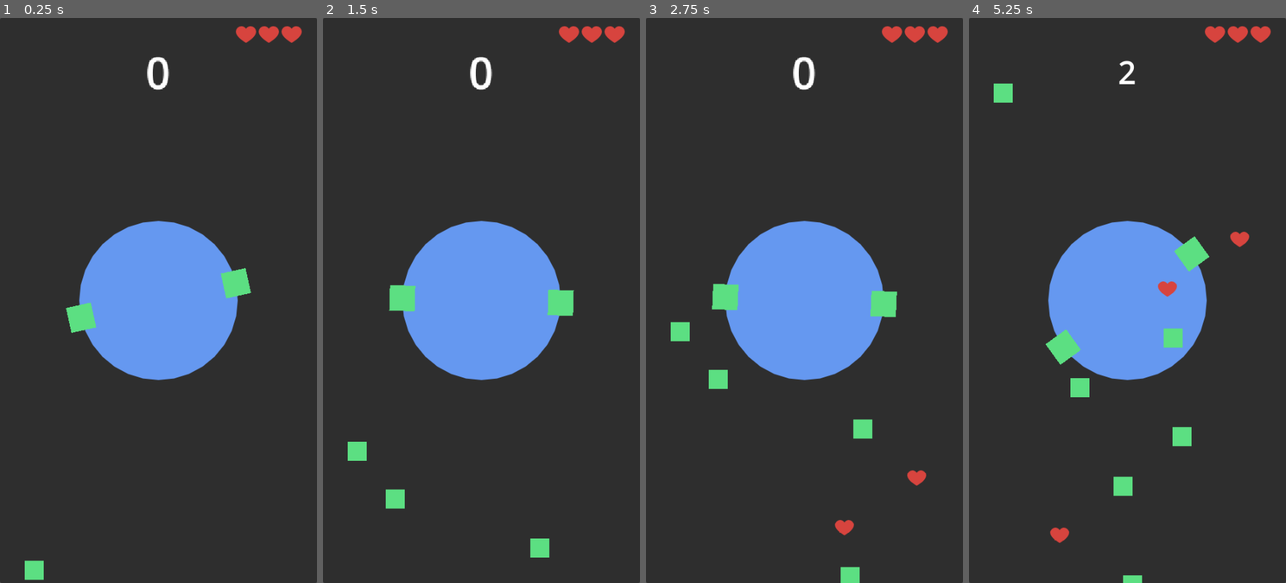
Above: before the commit, frames 1-4 (left to right).
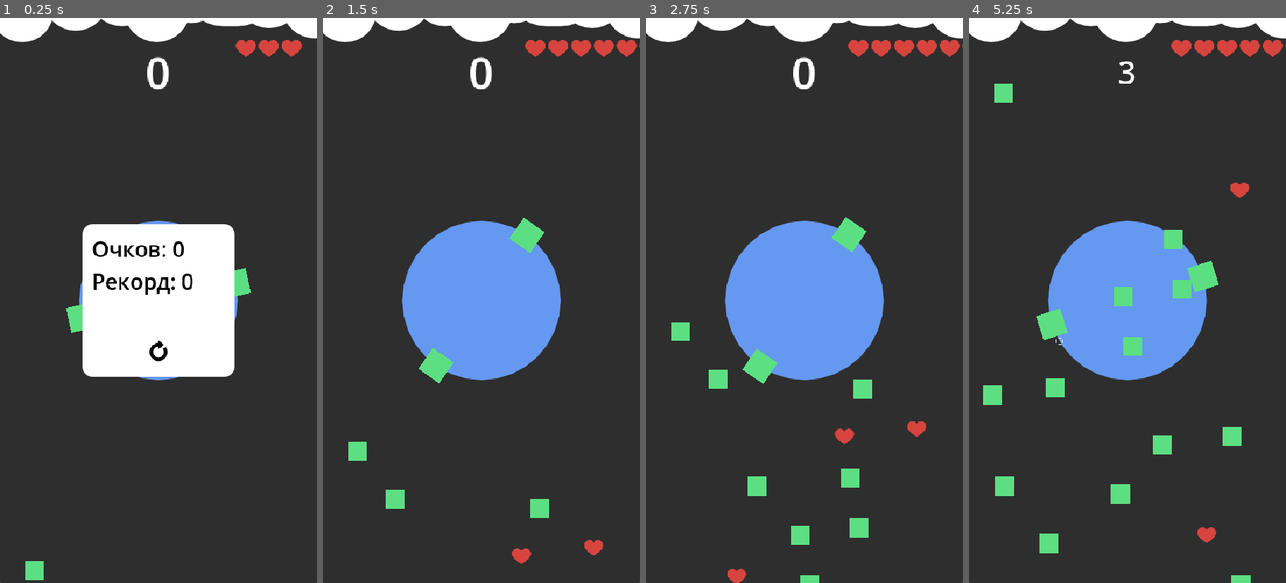
Above: after the commit, the same moments.

Repository: kotofeyy/CircleBattle
Game: Godot game, scene res://main.tscn
Two runs of this game, one before a commit and one after it. Both use one fixed random seed, a clock stepped at 60 frames per second and the inputs below.
Inputs (mouse positions are in pixels of both pictures, inside the frame that each line leads up to):
- Up to frame 1 (0.25 s): no input
- Up to frame 2 (1.5 s): click (481, 351) at 0.52 s; move the mouse to (551, 272) at 1.27 s; press the mouse at (551, 272) at 1.28 s
- Up to frame 3 (2.75 s): move the mouse to (741, 328) at 2.02 s; release the mouse at (741, 328) at 2.03 s; click (741, 328) at 2.1 s
- Up to frame 4 (5.25 s): move the mouse to (1159, 176) at 2.77 s; press the mouse at (1159, 176) at 2.78 s; move the mouse to (1111, 413) at 3.52 s; release the mouse at (1111, 413) at 3.53 s; click (1111, 413) at 3.6 s; move the mouse to (1222, 385) at 4.27 s; press the mouse at (1222, 385) at 4.28 s; move the mouse to (1032, 215) at 5.02 s; release the mouse at (1032, 215) at 5.03 s; click (1032, 215) at 5.1 s

The runs differ from the first frame. In frame 1, 16% of the frame differs, in the area x 0-100%, y 0-100%; in frame 2, 5.8%; in frame 3, 7.2%; in frame 4, 8.6%.

Commit message:
окно после поражения

Diff:
--- a/code/enemy.gd
+++ b/code/enemy.gd
@@ -20,7 +20,7 @@
 	if type_element == "enemy": add_theme_stylebox_override("panel", ELEMENT_ENEMY)
 
 
-func _physics_process(delta: float) -> void:
+func _process(delta: float) -> void:
 	position.y -= speed * delta
 
 
@@ -29,5 +29,5 @@
 
 
 func _on_area_2d_area_entered(_area: Area2D) -> void:
-	emit_signal("area_entered", type_element)
+	emit_signal("area_entered", type_element, Vector2(position.x + size.x / 2, position.y + size.y / 2))
 	queue_free()
--- a/code/main.gd
+++ b/code/main.gd
@@ -8,6 +8,9 @@
 @onready var audio_stream_player_succes: AudioStreamPlayer = $AudioStreamPlayerSucces
 @onready var audio_stream_player_wrong: AudioStreamPlayer = $AudioStreamPlayerWrong
 @onready var h_box_container: HBoxContainer = $HeartsControl/MarginContainer/HBoxContainer
+@onready var animated_sprite_2d_hit: AnimatedSprite2D = $AnimatedSprite2DHit
+@onready var end_game_panel: Panel = $EndGamePanel
+@onready var final_scores_label: Label = $EndGamePanel/MarginContainer/VBoxContainer/FinalScoresLabel
 
 
 var direction: bool
@@ -27,10 +30,14 @@
 
 
 func _physics_process(delta: float) -> void:
-	if direction:
-		panel.rotation_degrees += 50 * delta
+	if game_is_start:
+		if direction:
+			panel.rotation_degrees += 50 * delta
+		else:
+			panel.rotation_degrees -= 50 * delta
 	else:
-		panel.rotation_degrees -= 50 * delta
+		end_game_panel.visible = true
+		clear_enemies()
 
 
 func _unhandled_input(event: InputEvent) -> void:
@@ -43,7 +50,6 @@
 	while game_is_start:
 		var position_x = randi_range(0, screen_size.x - 40)
 		var chance = randf()
-		print("шанс - ", chance)
 		var enemy: Enemy = enemy_prefub.instantiate()
 		enemy.area_entered.connect(on_area_entered)
 		if chance < chance_spawn_eneemy:
@@ -62,7 +68,10 @@
 		if !game_is_start: return
 
 
-func on_area_entered(type) -> void:
+func on_area_entered(type, pos) -> void:
+	print("health - ", health)
+	animated_sprite_2d_hit.position = pos
+	animated_sprite_2d_hit.play("hit_white")
 	if type == "friend":
 		audio_stream_player_succes.play()
 		scores += 1
@@ -83,6 +92,7 @@
 			game_is_start = false
 
 	score_label.text = str(scores)
+	final_scores_label.text = "Очков: " + str(scores)
 
 
 func add_heart() -> void:
@@ -91,8 +101,9 @@
 
 
 func remove_heart() -> void:
-	var first_born = h_box_container.get_child(0)
-	first_born.queue_free()
+	var first_child = h_box_container.get_child(0)
+	if first_child:
+		first_child.queue_free()
 
 
 func score_label_shake() -> void:
@@ -105,3 +116,26 @@
 	var tween = get_tree().create_tween()
 	tween.tween_property(score_label, "rotation_degrees", 30, 0.1)
 	tween.chain().tween_property(score_label, "rotation_degrees", 0, 0.1)
+
+
+func _on_restart_game_button_pressed() -> void:
+	end_game_panel.visible = false
+	game_is_start = true
+	spawn_loop()
+	restart_game()
+
+
+func restart_game() -> void:
+	add_heart()
+	add_heart()
+	add_heart()
+	health = 3
+	scores = 0
+	score_label.text = str(scores)
+
+
+func clear_enemies() -> void:
+	var children = get_children()
+	for child in children:
+		if child is Enemy:
+			child.queue_free()
--- a/enemy.tscn
+++ b/enemy.tscn
@@ -9,6 +9,7 @@
 [node name="Enemy" type="Panel" unique_id=48449501]
 offset_right = 30.0
 offset_bottom = 30.0
+mouse_filter = 2
 theme_override_styles/panel = ExtResource("1_4gyqm")
 script = ExtResource("1_7k104")
 
--- a/main.tscn
+++ b/main.tscn
@@ -3,7 +3,10 @@
 [ext_resource type="Script" uid="uid://bce8vin34cd88" path="res://code/main.gd" id="1_ig7tw"]
 [ext_resource type="StyleBox" uid="uid://nhx7jgro50t" path="res://themes/element_friend.tres" id="2_1bvp3"]
 [ext_resource type="AudioStream" uid="uid://bwsmqnjf5pylq" path="res://sounds/751080__smallconfusion__mechanical-plastic-click-02.wav" id="4_1bvp3"]
+[ext_resource type="Texture2D" uid="uid://cakak3yixlajj" path="res://sprites/hit.png" id="5_7mycd"]
 [ext_resource type="AudioStream" uid="uid://bl0farenm73op" path="res://sounds/476177__unadamlar__wrong-choice.wav" id="5_lquwl"]
+[ext_resource type="Texture2D" uid="uid://cm12x7ldcsk6u" path="res://sprites/hit_white.png" id="6_7mycd"]
+[ext_resource type="Texture2D" uid="uid://b06pubdaulyx0" path="res://sprites/refresh.png" id="7_272bh"]
 
 [sub_resource type="StyleBoxFlat" id="StyleBoxFlat_7dm0k"]
 bg_color = Color(0.3954539, 0.5960563, 0.9408558, 1)
@@ -17,6 +20,125 @@
 
 [sub_resource type="RectangleShape2D" id="RectangleShape2D_0xm2m"]
 size = Vector2(40, 40)
+
+[sub_resource type="AtlasTexture" id="AtlasTexture_272bh"]
+atlas = ExtResource("5_7mycd")
+region = Rect2(0, 0, 32, 32)
+
+[sub_resource type="AtlasTexture" id="AtlasTexture_5vw27"]
+atlas = ExtResource("5_7mycd")
+region = Rect2(32, 0, 32, 32)
+
+[sub_resource type="AtlasTexture" id="AtlasTexture_kek77"]
+atlas = ExtResource("5_7mycd")
+region = Rect2(64, 0, 32, 32)
+
+[sub_resource type="AtlasTexture" id="AtlasTexture_4c57u"]
+atlas = ExtResource("5_7mycd")
+region = Rect2(96, 0, 32, 32)
+
+[sub_resource type="AtlasTexture" id="AtlasTexture_efxa6"]
+atlas = ExtResource("5_7mycd")
+region = Rect2(128, 0, 32, 32)
+
+[sub_resource type="AtlasTexture" id="AtlasTexture_dg77c"]
+atlas = ExtResource("6_7mycd")
+region = Rect2(0, 0, 32, 32)
+
+[sub_resource type="AtlasTexture" id="AtlasTexture_ycdy4"]
+atlas = ExtResource("6_7mycd")
+region = Rect2(32, 0, 32, 32)
+
+[sub_resource type="AtlasTexture" id="AtlasTexture_w48qg"]
+atlas = ExtResource("6_7mycd")
+region = Rect2(64, 0, 32, 32)
+
+[sub_resource type="AtlasTexture" id="AtlasTexture_vivmo"]
+atlas = ExtResource("6_7mycd")
+region = Rect2(96, 0, 32, 32)
+
+[sub_resource type="AtlasTexture" id="AtlasTexture_2cqfq"]
+atlas = ExtResource("6_7mycd")
+region = Rect2(128, 0, 32, 32)
+
+[sub_resource type="SpriteFrames" id="SpriteFrames_dg77c"]
+animations = [{
+"frames": [{
+"duration": 1.0,
+"texture": SubResource("AtlasTexture_272bh")
+}, {
+"duration": 1.0,
+"texture": SubResource("AtlasTexture_5vw27")
+}, {
+"duration": 1.0,
+"texture": SubResource("AtlasTexture_kek77")
+}, {
+"duration": 1.0,
+"texture": SubResource("AtlasTexture_4c57u")
+}, {
+"duration": 1.0,
+"texture": SubResource("AtlasTexture_efxa6")
+}],
+"loop": false,
+"name": &"hit",
+"speed": 5.0
+}, {
+"frames": [{
+"duration": 1.0,
+"texture": SubResource("AtlasTexture_dg77c")
+}, {
+"duration": 1.0,
+"texture": SubResource("AtlasTexture_ycdy4")
+}, {
+"duration": 1.0,
+"texture": SubResource("AtlasTexture_w48qg")
+}, {
+"duration": 1.0,
+"texture": SubResource("AtlasTexture_vivmo")
+}, {
+"duration": 1.0,
+"texture": SubResource("AtlasTexture_2cqfq")
+}],
+"loop": false,
+"name": &"hit_white",
+"speed": 5.0
+}]
+
+[sub_resource type="StyleBoxFlat" id="StyleBoxFlat_5vw27"]
+bg_color = Color(1, 1, 1, 1)
+corner_radius_top_left = 16
+corner_radius_top_right = 16
+corner_radius_bottom_right = 16
+corner_radius_bottom_left = 16
+
+[sub_resource type="StyleBoxFlat" id="StyleBoxFlat_kek77"]
+content_margin_left = 10.0
+content_margin_top = 10.0
+content_margin_right = 10.0
+content_margin_bottom = 10.0
+bg_color = Color(0.6, 0.6, 0.6, 0)
+corner_radius_top_left = 10
+corner_radius_top_right = 10
+corner_radius_bottom_right = 10
+corner_radius_bottom_left = 10
+
+[sub_resource type="StyleBoxFlat" id="StyleBoxFlat_272bh"]
+content_margin_left = 10.0
+content_margin_top = 10.0
+content_margin_right = 10.0
+content_margin_bottom = 10.0
+bg_color = Color(0.655619, 0.9408492, 0.8325864, 1)
+corner_radius_top_left = 10
+corner_radius_top_right = 10
+corner_radius_bottom_right = 10
+corner_radius_bottom_left = 10
+
+[sub_resource type="StyleBoxFlat" id="StyleBoxFlat_4c57u"]
+bg_color = Color(1, 1, 1, 1)
+corner_radius_top_left = 150
+corner_radius_top_right = 150
+corner_radius_bottom_right = 150
+corner_radius_bottom_left = 150
 
 [node name="Main" type="Control" unique_id=2112709019]
 layout_mode = 3
@@ -131,15 +253,6 @@
 position = Vector2(20, 20)
 shape = SubResource("RectangleShape2D_0xm2m")
 
-[node name="EnemiesManager" type="Control" parent="." unique_id=1376104453]
-layout_mode = 1
-anchors_preset = 12
-anchor_top = 1.0
-anchor_right = 1.0
-anchor_bottom = 1.0
-grow_horizontal = 2
-grow_vertical = 0
-
 [node name="HeartsControl" type="Control" parent="." unique_id=1129564326]
 z_index = 1
 layout_mode = 1
@@ -147,8 +260,9 @@
 anchor_right = 1.0
 anchor_bottom = 0.045
 offset_left = -3.0517578e-05
+offset_top = 21.97
 offset_right = -0.00018310547
-offset_bottom = 0.0399971
+offset_bottom = 22.009998
 grow_horizontal = 0
 
 [node name="MarginContainer" type="MarginContainer" parent="HeartsControl" unique_id=1976503504]
@@ -172,3 +286,146 @@
 
 [node name="AudioStreamPlayerWrong" type="AudioStreamPlayer" parent="." unique_id=1369300996]
 stream = ExtResource("5_lquwl")
+
+[node name="AnimatedSprite2DHit" type="AnimatedSprite2D" parent="." unique_id=1757378081]
+z_index = 2
+position = Vector2(-96, 0)
+scale = Vector2(1.415, 1.415)
+sprite_frames = SubResource("SpriteFrames_dg77c")
+animation = &"hit_white"
+frame = 4
+frame_progress = 1.0
+speed_scale = 3.0
+
+[node name="EndGamePanel" type="Panel" parent="." unique_id=1717770967]
+z_index = 3
+layout_mode = 1
+anchors_preset = 8
+anchor_left = 0.5
+anchor_top = 0.5
+anchor_right = 0.5
+anchor_bottom = 0.5
+offset_left = -120.0
+offset_top = -120.0
+offset_right = 120.0
+offset_bottom = 120.0
+grow_horizontal = 2
+grow_vertical = 2
+mouse_filter = 1
+theme_override_styles/panel = SubResource("StyleBoxFlat_5vw27")
+
+[node name="MarginContainer" type="MarginContainer" parent="EndGamePanel" unique_id=1448346305]
+layout_mode = 1
+anchors_preset = 15
+anchor_right = 1.0
+anchor_bottom = 1.0
+grow_horizontal = 2
+grow_vertical = 2
+theme_override_constants/margin_left = 15
+theme_override_constants/margin_top = 15
+theme_override_constants/margin_right = 15
+theme_override_constants/margin_bottom = 15
+
+[node name="VBoxContainer" type="VBoxContainer" parent="EndGamePanel/MarginContainer" unique_id=1468686283]
+layout_mode = 2
+size_flags_vertical = 0
+
+[node name="FinalScoresLabel" type="Label" parent="EndGamePanel/MarginContainer/VBoxContainer" unique_id=1442533962]
+custom_minimum_size = Vector2(210, 0)
+layout_mode = 2
+theme_override_colors/font_color = Color(0, 0, 0, 1)
+theme_override_font_sizes/font_size = 34
+text = "Очков: 0"
+vertical_alignment = 1
+autowrap_mode = 3
+
+[node name="RecordScoresLabel" type="Label" parent="EndGamePanel/MarginContainer/VBoxContainer" unique_id=857974863]
+custom_minimum_size = Vector2(210, 0)
+layout_mode = 2
+theme_override_colors/font_color = Color(0, 0, 0, 1)
+theme_override_font_sizes/font_size = 34
+text = "Рекорд: 0"
+vertical_alignment = 1
+autowrap_mode = 3
+
+[node name="RestartGameButton" type="Button" parent="EndGamePanel/MarginContainer" unique_id=667270148]
+layout_mode = 2
+size_flags_vertical = 8
+mouse_default_cursor_shape = 2
+theme_override_styles/normal = SubResource("StyleBoxFlat_kek77")
+theme_override_styles/hover = SubResource("StyleBoxFlat_272bh")
+icon = ExtResource("7_272bh")
+icon_alignment = 1
+
+[node name="Clouds" type="Control" parent="." unique_id=1290943830]
+layout_mode = 1
+anchors_preset = 10
+anchor_right = 1.0
+offset_bottom = 57.0
+grow_horizontal = 2
+
+[node name="Panel8" type="Panel" parent="Clouds" unique_id=500056165]
+layout_mode = 0
+offset_left = 287.0
+offset_top = -117.0
+offset_right = 440.0
+offset_bottom = 13.0
+theme_override_styles/panel = SubResource("StyleBoxFlat_4c57u")
+
+[node name="Panel7" type="Panel" parent="Clouds" unique_id=743594280]
+layout_mode = 0
+offset_left = 249.0
+offset_top = -105.0
+offset_right = 354.0
+offset_bottom = 8.0
+theme_override_styles/panel = SubResource("StyleBoxFlat_4c57u")
+
+[node name="Panel6" type="Panel" parent="Clouds" unique_id=1861250451]
+layout_mode = 0
+offset_left = 140.0
+offset_top = -100.0
+offset_right = 245.0
+offset_bottom = 13.0
+theme_override_styles/panel = SubResource("StyleBoxFlat_4c57u")
+
+[node name="Panel5" type="Panel" parent="Clouds" unique_id=2116424507]
+layout_mode = 0
+offset_left = 195.0
+offset_top = -75.0
+offset_right = 300.0
+offset_bottom = 38.0
+theme_override_styles/panel = SubResource("StyleBoxFlat_4c57u")
+
+[node name="Panel4" type="Panel" parent="Clouds" unique_id=1211145286]
+layout_mode = 0
+offset_left = 372.0
+offset_top = -97.0
+offset_right = 477.0
+offset_bottom = 16.0
+theme_override_styles/panel = SubResource("StyleBoxFlat_4c57u")
+
+[node name="Panel3" type="Panel" parent="Clouds" unique_id=1617301782]
+layout_mode = 0
+offset_left = 444.0
+offset_top = -81.0
+offset_right = 549.0
+offset_bottom = 32.0
+theme_override_styles/panel = SubResource("StyleBoxFlat_4c57u")
+
+[node name="Panel2" type="Panel" parent="Clouds" unique_id=1095800755]
+layout_mode = 0
+offset_left = 67.0
+offset_top = -93.0
+offset_right = 172.0
+offset_bottom = 20.0
+theme_override_styles/panel = SubResource("StyleBoxFlat_4c57u")
+
+[node name="Panel" type="Panel" parent="Clouds" unique_id=593875581]
+layout_mode = 0
+offset_left = -14.0
+offset_top = -58.0
+offset_right = 84.0
+offset_bottom = 38.0
+theme_override_styles/panel = SubResource("StyleBoxFlat_4c57u")
+
+[connection signal="pressed" from="EndGamePanel/MarginContainer/RestartGameButton" to="." method="_on_restart_game_button_pressed"]
--- a/project.godot
+++ b/project.godot
@@ -19,6 +19,9 @@
 
 window/size/viewport_width=500
 window/size/viewport_height=888
+window/stretch/mode="canvas_items"
+window/stretch/aspect="keep_width"
+window/handheld/orientation=1
 
 [input]
 
@@ -41,3 +44,4 @@
 textures/canvas_textures/default_texture_filter=3
 rendering_device/driver.windows="d3d12"
 renderer/rendering_method="mobile"
+textures/vram_compression/import_etc2_astc=true
Not shown, added: export_presets.cfg
Binary file added: sprites/hit.png
Not shown, added: sprites/hit.png.import
Binary file added: sprites/hit_white.png
Not shown, added: sprites/hit_white.png.import
Binary file added: sprites/refresh.png
Not shown, added: sprites/refresh.png.import
Not shown, added: build/server.py
